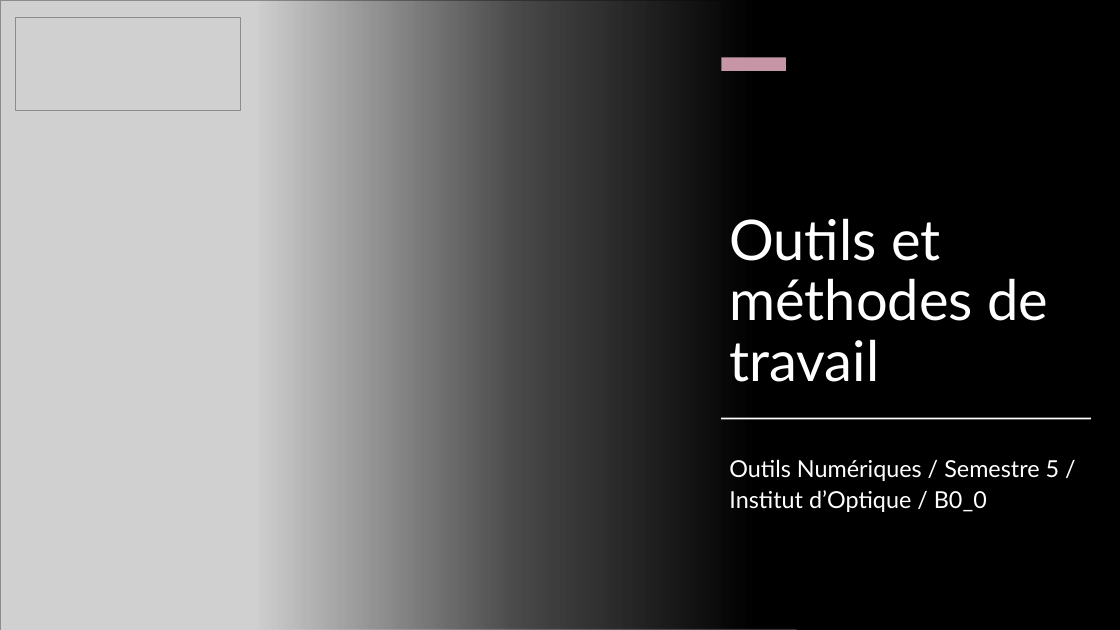
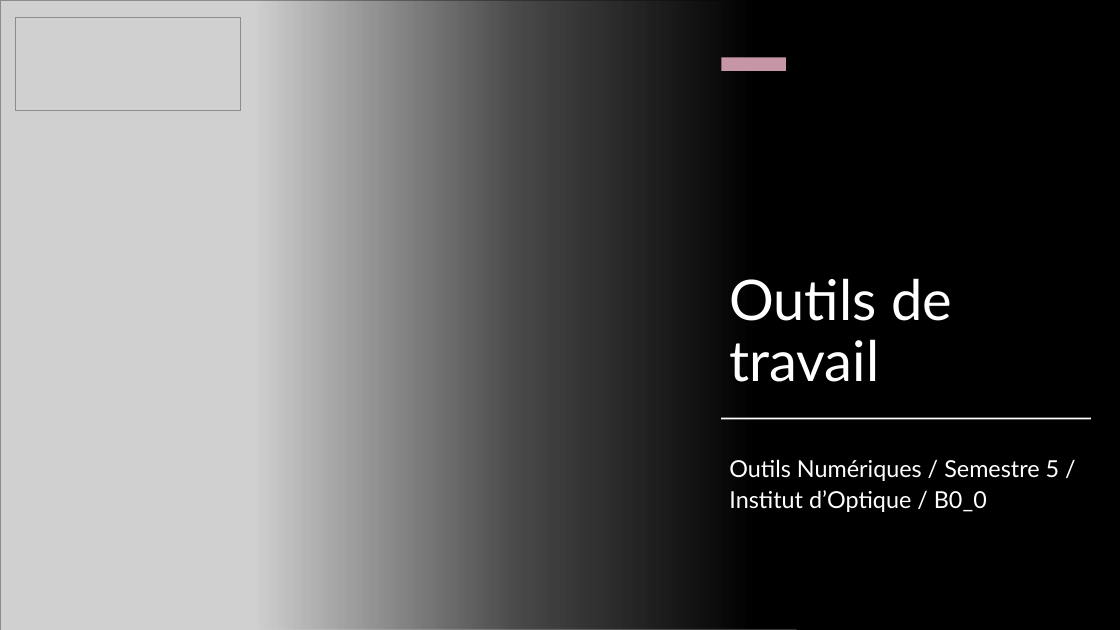
Before and after one commit to jvillemejane/SupOpToolboxes, a slide deck: slide 1 of engineer_courses/s5_outils_numeriques/b0_demistifier_python/B0_0_Outils_Methodes.pptx. Drawn at 1120x630 pixels with LibreOffice and Linux fonts; fonts in the diff are those of the drawing; grey boxes stand for pictures. Boxes give left, top, right and bottom in pixels: in the first picture for what was removed or moved away, otherwise in the second. Text is boxed around its words. In the diff, an @@ line names an element or a change of style, - is before the commit and + after.

```diff
--- a/engineer_courses/s5_outils_numeriques/b0_demistifier_python/B0_0_Outils_Methodes.pptx
+++ b/engineer_courses/s5_outils_numeriques/b0_demistifier_python/B0_0_Outils_Methodes.pptx
@@ title at bbox=[729, 278, 952, 382]: text changed @@
-Outils et méthodes de travail
+Outils de travail
```
Also in this commit, not shown: 1 other slide changed, 3 slides added.
